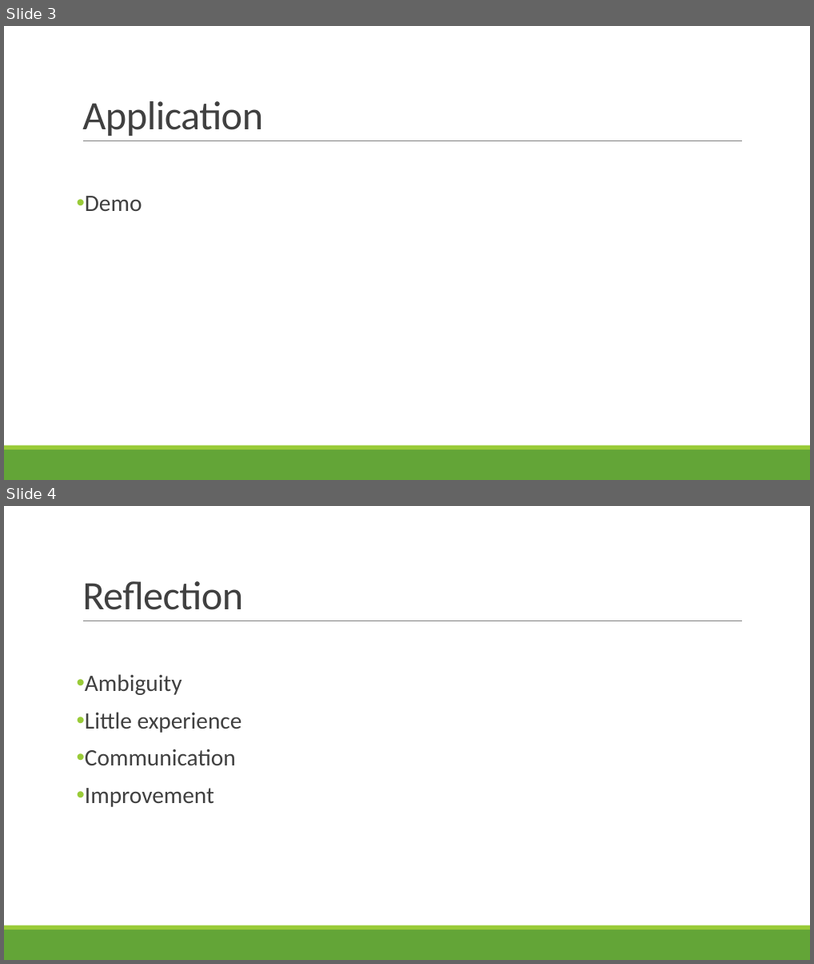
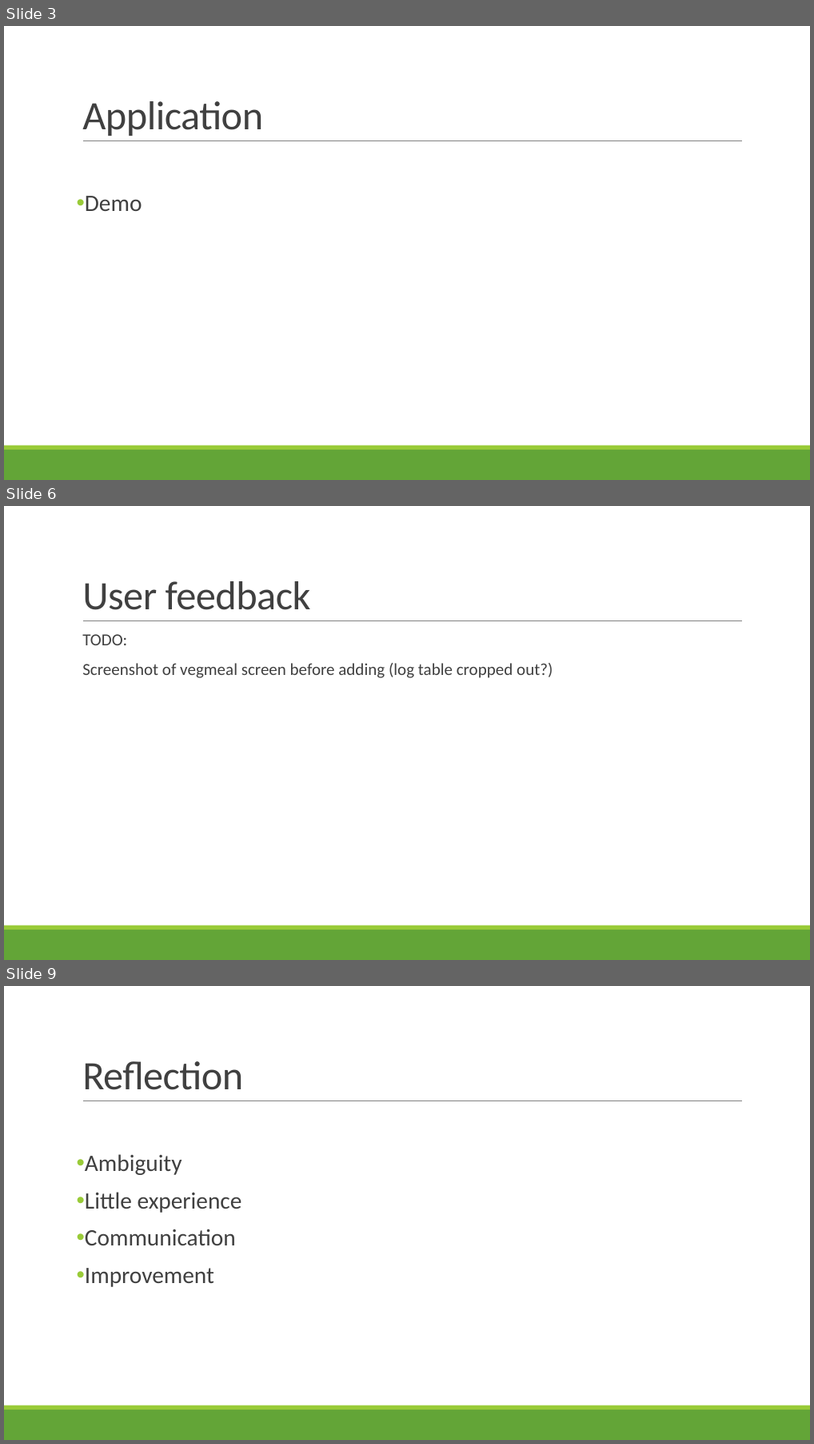
Before and after one commit to shossains/OOPProject, a slide deck: PpGoGreen.pptx. Shown one above the other, each under a label of ours: slides 3 and 4 before the commit, slides 3, 6 and 9 after it; the slides between them are not shown. The pictures are 814x964 and 814x1444 pixels, drawn with LibreOffice and Linux fonts; fonts in the diff are those of the drawing. Boxes give left, top, right and bottom in pixels: in the first picture for what was removed or moved away, otherwise in the second. Text is boxed around its words. In the diff, an @@ line names an element or a change of style, - is before the commit and + after.

```diff
--- a/PpGoGreen.pptx
+++ b/PpGoGreen.pptx
@@ slide 6 added at (x1=4, y1=506, x2=810, y2=960), background #FFFFFF; not listed: 3 template elements that a slide beside it also shows @@
@@ title added at (x1=82, y1=581, x2=311, y2=610), 48 pt, text #404040 @@
+User feedback
@@ text added at (x1=82, y1=634, x2=553, y2=678), 20 pt, text #404040 @@
+  TODO:
+  Screenshot of vegmeal screen before adding (log table cropped out?)
@@ what was slide 4 is now slide 9 @@
```
Also in this commit, not shown: 1 slide changed, 4 other slides added.
